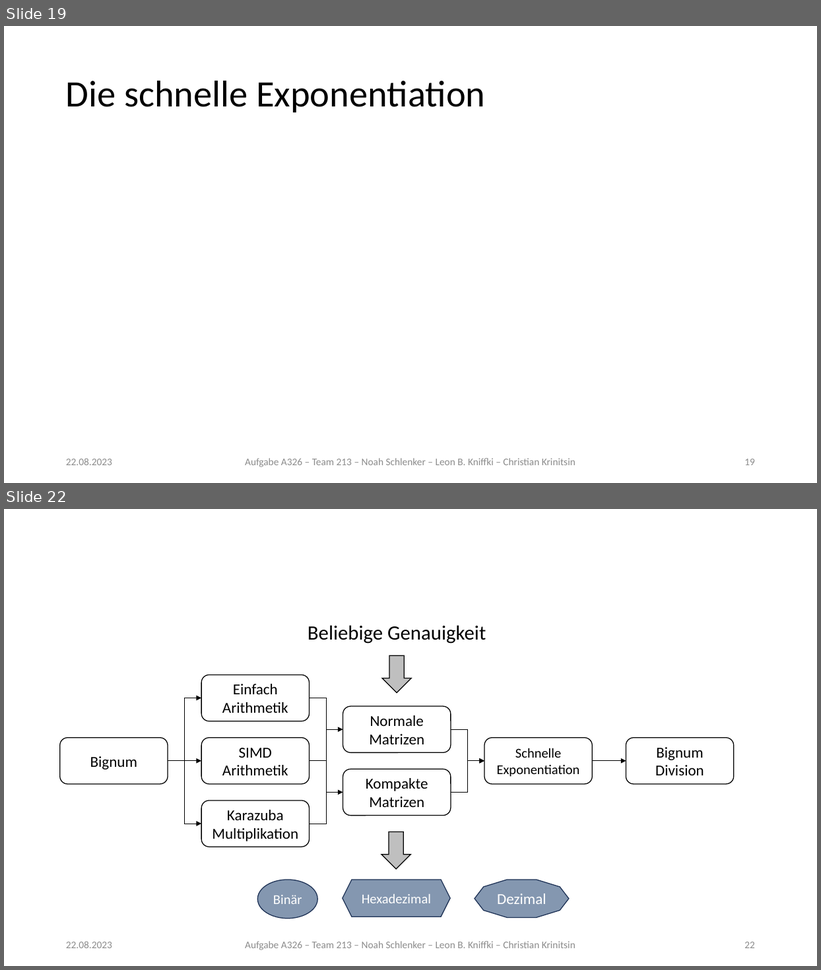
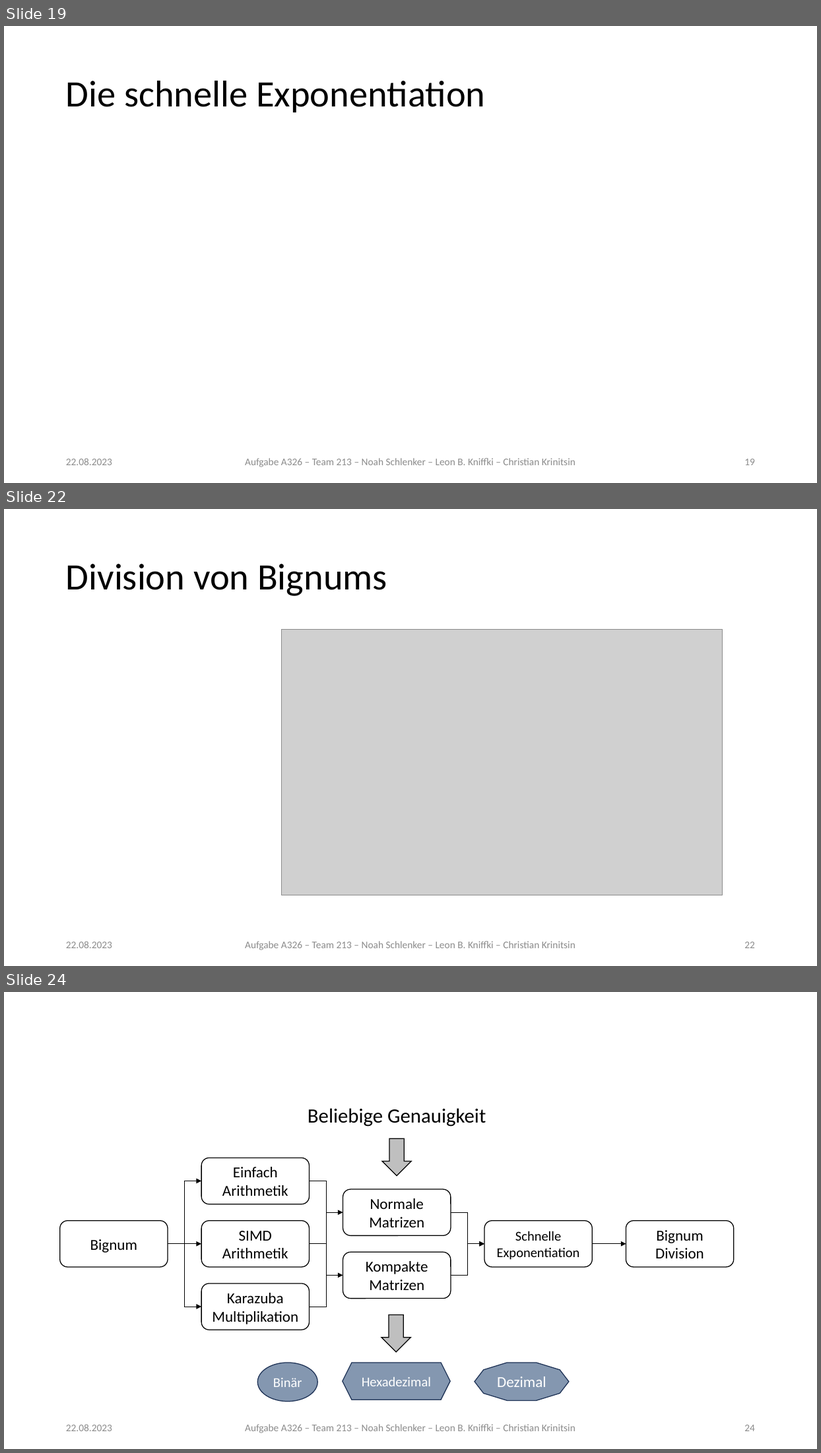
Before and after one commit to noahpy/sqrt2, a slide deck: Vortrag/Vortrag.pptx. Shown one above the other, each under a label of ours: slides 19 and 22 before the commit, slides 19, 22 and 24 after it; the slides between them are not shown. The pictures are 821x970 and 821x1453 pixels, drawn with LibreOffice and Linux fonts; fonts in the diff are those of the drawing; grey boxes stand for pictures. Boxes give left, top, right and bottom in pixels: in the first picture for what was removed or moved away, otherwise in the second. Text is boxed around its words. In the diff, an @@ line names an element or a change of style, - is before the commit and + after.

Commit message:
Division, Performance

```diff
--- a/Vortrag/Vortrag.pptx
+++ b/Vortrag/Vortrag.pptx
@@ slide 22 added at <box>4,509,817,966</box>, background #FFFFFF @@
@@ title added at <box>66,564,387,596</box>, 44 pt, text #000000 @@
+Division von Bignums
@@ picture added at <box>282,630,723,896</box> @@
@@ text added at <box>66,941,112,949</box>, 12 pt, text #8C8C8C @@
+22.08.2023
@@ text added at <box>245,941,576,951</box>, 12 pt, text #8C8C8C @@
+Aufgabe A326 – Team 213 – Noah Schlenker – Leon B. Kniffki – Christian Krinitsin
@@ page number added at <box>745,942,755,949</box>, 12 pt, text #8C8C8C @@
+22
@@ what was slide 22 is now slide 24 @@
@@ page number at <box>745,1425,755,1432</box>: text changed @@
-22
+24
```
Also in this commit, not shown: 2 slides changed, 1 other slide added, 1 other file.
